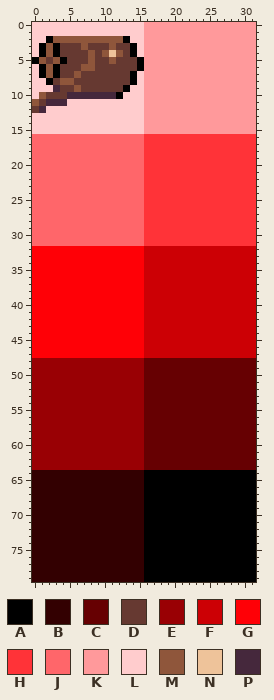
Edited in one commit: sprite sheet (Assets/ItemTileSet.png). Above, as it was before the edit.
The file is 32x80 pixels.
Palette (. is transparent): A #000000  B #330001  C #660002  D #663931  E #990004  F #cc0005  G #ff0006  H #ff3338  J #ff666a  K #ff999b  L #ffcccd  M #8f563b  N #eec39a  P #45283c
Pixels before (only the part around the change), first column x 0:
 0 LLLLLLLLLLLLLLLLKKKKKKKKKKKKKKKK
 1 LLLLLLLLLLLLLLLLKKKKKKKKKKKKKKKK
 2 LLAMMMMMMMMMMALLKKKKKKKKKKKKKKKK
 3 LAMADDDMDDDMDDALKKKKKKKKKKKKKKKK
 4 LAMADDDDMDMNMDALKKKKKKKKKKKKKKKK
 5 AMDMADDDMDDMDDDAKKKKKKKKKKKKKKKK
 6 LAMADDDMMDDDDDDAKKKKKKKKKKKKKKKK
 7 LAMADDMDDDDDDDALKKKKKKKKKKKKKKKK
 8 LLADMMDDDDDDDDALKKKKKKKKKKKKKKKK
 9 LLLPDDMDDDDDDALLKKKKKKKKKKKKKKKK
10 LMDDDPPPPPPPALLLKKKKKKKKKKKKKKKK
11 MDPPPLLLLLLLLLLLKKKKKKKKKKKKKKKK
12 DPLLLLLLLLLLLLLLKKKKKKKKKKKKKKKK
13 LLLLLLLLLLLLLLLLKKKKKKKKKKKKKKKK
14 LLLLLLLLLLLLLLLLKKKKKKKKKKKKKKKK
15 LLLLLLLLLLLLLLLLKKKKKKKKKKKKKKKK
16 JJJJJJJJJJJJJJJJHHHHHHHHHHHHHHHH
17 JJJJJJJJJJJJJJJJHHHHHHHHHHHHHHHH
18 JJJJJJJJJJJJJJJJHHHHHHHHHHHHHHHH
19 JJJJJJJJJJJJJJJJHHHHHHHHHHHHHHHH
20 JJJJJJJJJJJJJJJJHHHHHHHHHHHHHHHH
21 JJJJJJJJJJJJJJJJHHHHHHHHHHHHHHHH
22 JJJJJJJJJJJJJJJJHHHHHHHHHHHHHHHH
23 JJJJJJJJJJJJJJJJHHHHHHHHHHHHHHHH
24 JJJJJJJJJJJJJJJJHHHHHHHHHHHHHHHH
25 JJJJJJJJJJJJJJJJHHHHHHHHHHHHHHHH
26 JJJJJJJJJJJJJJJJHHHHHHHHHHHHHHHH
27 JJJJJJJJJJJJJJJJHHHHHHHHHHHHHHHH
28 JJJJJJJJJJJJJJJJHHHHHHHHHHHHHHHH
29 JJJJJJJJJJJJJJJJHHHHHHHHHHHHHHHH
30 JJJJJJJJJJJJJJJJHHHHHHHHHHHHHHHH
31 JJJJJJJJJJJJJJJJHHHHHHHHHHHHHHHH
32 GGGGGGGGGGGGGGGGFFFFFFFFFFFFFFFF
33 GGGGGGGGGGGGGGGGFFFFFFFFFFFFFFFF
34 GGGGGGGGGGGGGGGGFFFFFFFFFFFFFFFF
35 GGGGGGGGGGGGGGGGFFFFFFFFFFFFFFFF
36 GGGGGGGGGGGGGGGGFFFFFFFFFFFFFFFF
37 GGGGGGGGGGGGGGGGFFFFFFFFFFFFFFFF
38 GGGGGGGGGGGGGGGGFFFFFFFFFFFFFFFF
The result:
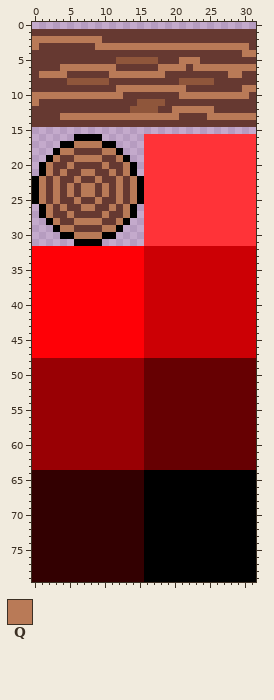
Colours new in this view: Q #b97a57
Diff:
y 0: x 0..31 LLLLLLLLLLLLLLLLKKKKKKKKKKKKKKKK -> ................................
y 1: x 0..31 LLLLLLLLLLLLLLLLKKKKKKKKKKKKKKKK -> DDDDDDDDDDDDDDDDDDDDDDDDDDDDDDDD
y 2: x 0..31 LLAMMMMMMMMMMALLKKKKKKKKKKKKKKKK -> QQQQQQQQQQDDDDDDDDDDDDDDDDDDDDDD
y 3: x 0..3 LAMA -> QDDD; x 7 M -> D; x 9..31 DDMDDALKKKKKKKKKKKKKKKK -> QQQQQQQQQQQQQQQQQQQQQQD
y 4: x 0..3 LAMA -> DDDD; x 8 M -> D; x 10..12 MNM -> DDD; x 14..31 ALKKKKKKKKKKKKKKKK -> DDDDDDDDDDDDDDDDQQ
y 5: x 0..1 AM -> DD; x 3..4 MA -> DD; x 8 M -> D; x 11..31 MDDDAKKKKKKKKKKKKKKKK -> DMMMMMMDDDQQQDDDDDDDD
y 6: x 0..11 LAMADDDMMDDD -> DDDDQQQQQQQQ; x 15..31 AKKKKKKKKKKKKKKKK -> DDDQQQQDQQQQQQQQQ
y 7: x 0..4 LAMAD -> DQQQQ; x 6 M -> D; x 11..31 DDDALKKKKKKKKKKKKKKKK -> QQQQQQQQDDDDDDDDDQQDD
y 8: x 0..2 LLA -> DDD; x 4 M -> D; x 6..10 DDDDD -> MMMMM; x 14..31 ALKKKKKKKKKKKKKKKK -> DDDDDDDMMMMMDDDDDD
y 9: x 0..3 LLLP -> DDDD; x 6 M -> D; x 12..31 DALLKKKKKKKKKKKKKKKK -> QQQQQQQQQQDDDDDDDDQQ
y 10: x 0..31 LMDDDPPPPPPPALLLKKKKKKKKKKKKKKKK -> QQQQQQQQQQQQQDDDDDDDDQQQQQQQQQQD
y 11: x 0 M -> Q; x 2..31 PPPLLLLLLLLLLLKKKKKKKKKKKKKKKK -> DDDDDDDDDDDDDMMMMDDDDDDDDDDDDD
y 12: x 1..31 PLLLLLLLLLLLLLLKKKKKKKKKKKKKKKK -> DDDDDDDDDDDDDMMMMDDQQQQQQDDDDDD
y 13: x 0..31 LLLLLLLLLLLLLLLLKKKKKKKKKKKKKKKK -> DDDDQQQQQQQQQQQQQQQQQDDDDQQQQQQQ
y 14: x 0..31 LLLLLLLLLLLLLLLLKKKKKKKKKKKKKKKK -> DDDDDDDDDDDDDDDDDDDDDDDDDDDDDDDD
y 15: x 0..31 LLLLLLLLLLLLLLLLKKKKKKKKKKKKKKKK -> ................................
y 16: x 0..15 JJJJJJJJJJJJJJJJ -> ......AAAA......
y 17: x 0..15 JJJJJJJJJJJJJJJJ -> ....AAQQQQAA....
y 18: x 0..15 JJJJJJJJJJJJJJJJ -> ...AQQDDDDQQA...
y 19: x 0..15 JJJJJJJJJJJJJJJJ -> ..AQDDQQQQDDQA..
y 20: x 0..15 JJJJJJJJJJJJJJJJ -> .AQDDQDDDDQDDQA.
y 21: x 0..15 JJJJJJJJJJJJJJJJ -> .AQDQDDQQDDQDQA.
y 22: x 0..15 JJJJJJJJJJJJJJJJ -> AQDQDDQDDQDDQDQA
y 23..24: x 0..15 JJJJJJJJJJJJJJJJ -> AQDQDQDQQDQDQDQA
y 25: x 0..15 JJJJJJJJJJJJJJJJ -> AQDQDDQDDQDDQDQA
y 26: x 0..15 JJJJJJJJJJJJJJJJ -> .AQDQDDQQDDQDQA.
y 27: x 0..15 JJJJJJJJJJJJJJJJ -> .AQDDQDDDDQDDQA.
y 28: x 0..15 JJJJJJJJJJJJJJJJ -> ..AQDDQQQQDDQA..
y 29: x 0..15 JJJJJJJJJJJJJJJJ -> ...AQQDDDDQQA...
y 30: x 0..15 JJJJJJJJJJJJJJJJ -> ....AAQQQQAA....
y 31: x 0..15 JJJJJJJJJJJJJJJJ -> ......AAAA......
Pixel boxes of the changes (left, top, right, bottom) in both pictures:
changed: (32, 22, 256, 246)
